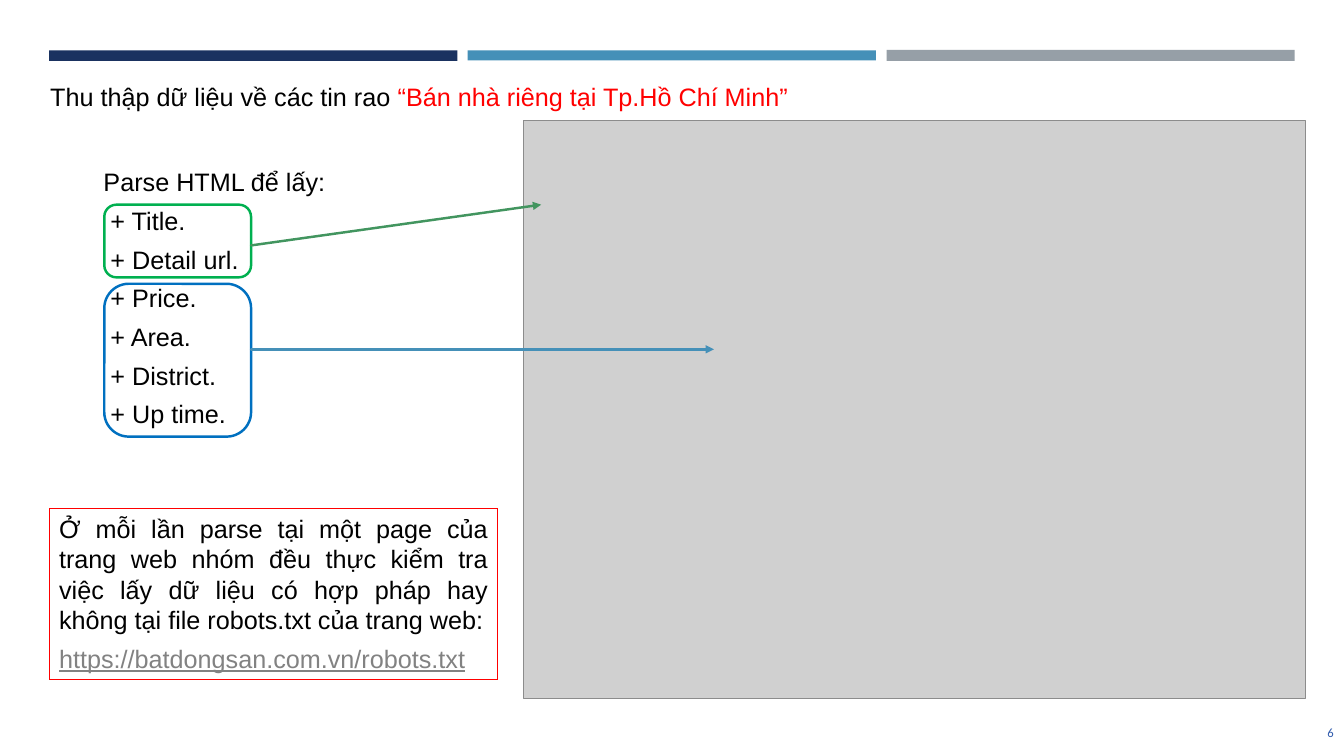
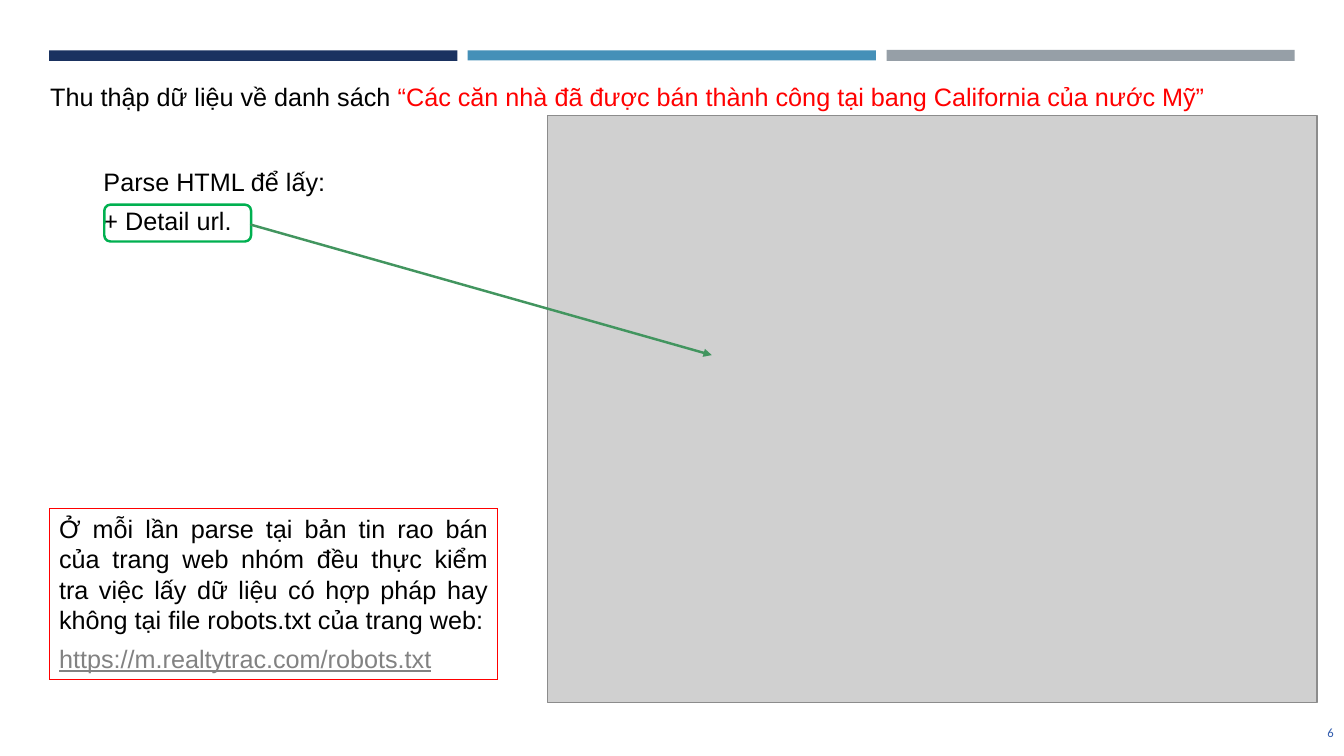
Before and after one commit to dpnam/DS-Final-Project, a slide deck: slide 6 of report-slide/BaoCaoLan01_DS.pptx. Drawn at 1344x756 pixels with LibreOffice and Linux fonts; fonts in the diff are those of the drawing; grey boxes stand for pictures. Boxes give left, top, right and bottom in pixels: in the first picture for what was removed or moved away, otherwise in the second. Text is boxed around its words. In the diff, an @@ line names an element or a change of style, - is before the commit and + after.

Commit message:
add dataa estate Alameda County in California-US

```diff
--- a/report-slide/BaoCaoLan01_DS.pptx
+++ b/report-slide/BaoCaoLan01_DS.pptx
@@ text at (50,86,1204,112): text changed @@
-Thu thập dữ liệu về các tin rao “Bán nhà riêng tại Tp.Hồ Chí Minh”
+Thu thập dữ liệu về danh sách “Các căn nhà đã được bán thành công tại bang California của nước Mỹ”
@@ picture: place and size @@
-picture at (524,121,1306,700)
+picture at (547,116,1318,703)
@@ rounded rectangle: place and size @@
-rounded rectangle at (104,205,251,277)
+rounded rectangle at (104,205,251,242)
@@ text at (132,211,186,231): paragraph removed @@
-+ Title.
@@ arrow moved from (251, 245) - (541, 205) to (251, 225) - (712, 355) @@
@@ rounded rectangle removed at (104,284,251,438) @@
@@ text at (131,288,226,429): paragraphs removed @@
-+ Price.
-+ Area.
-+ District.
-+ Up time.
@@ arrow removed from (251, 350) to (714, 350) @@
@@ text in rectangle at (59,518,488,673): text changed @@
-Ở mỗi lần parse tại một page của trang web nhóm đều thực kiểm tra việc lấy dữ liệu có hợp pháp hay không tại file robots.txt của trang web:
-https://batdongsan.com.vn/robots.txt
+Ở mỗi lần parse tại bản tin rao bán của trang web nhóm đều thực kiểm tra việc lấy dữ liệu có hợp pháp hay không tại file robots.txt của trang web:
+https://m.realtytrac.com/robots.txt
```
Also in this commit, not shown: 6 other slides changed, 2 slides added, 23 other files.
